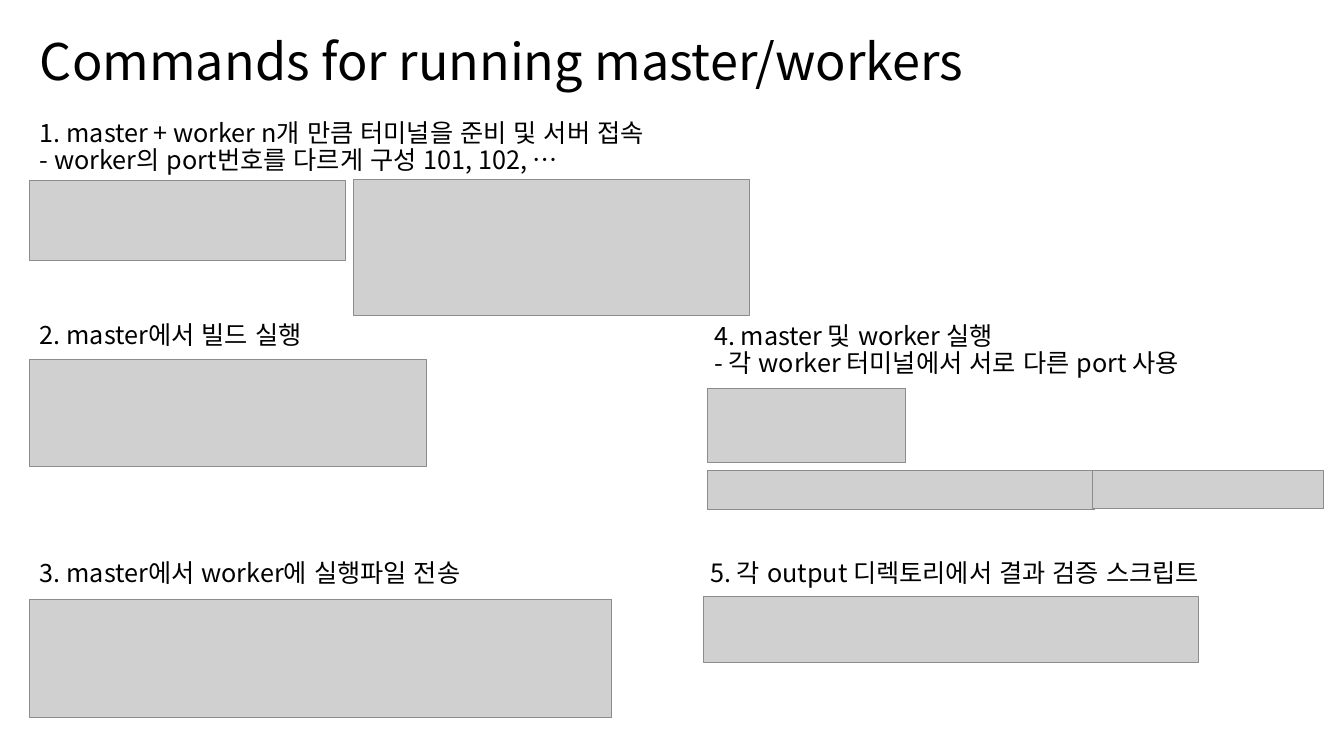
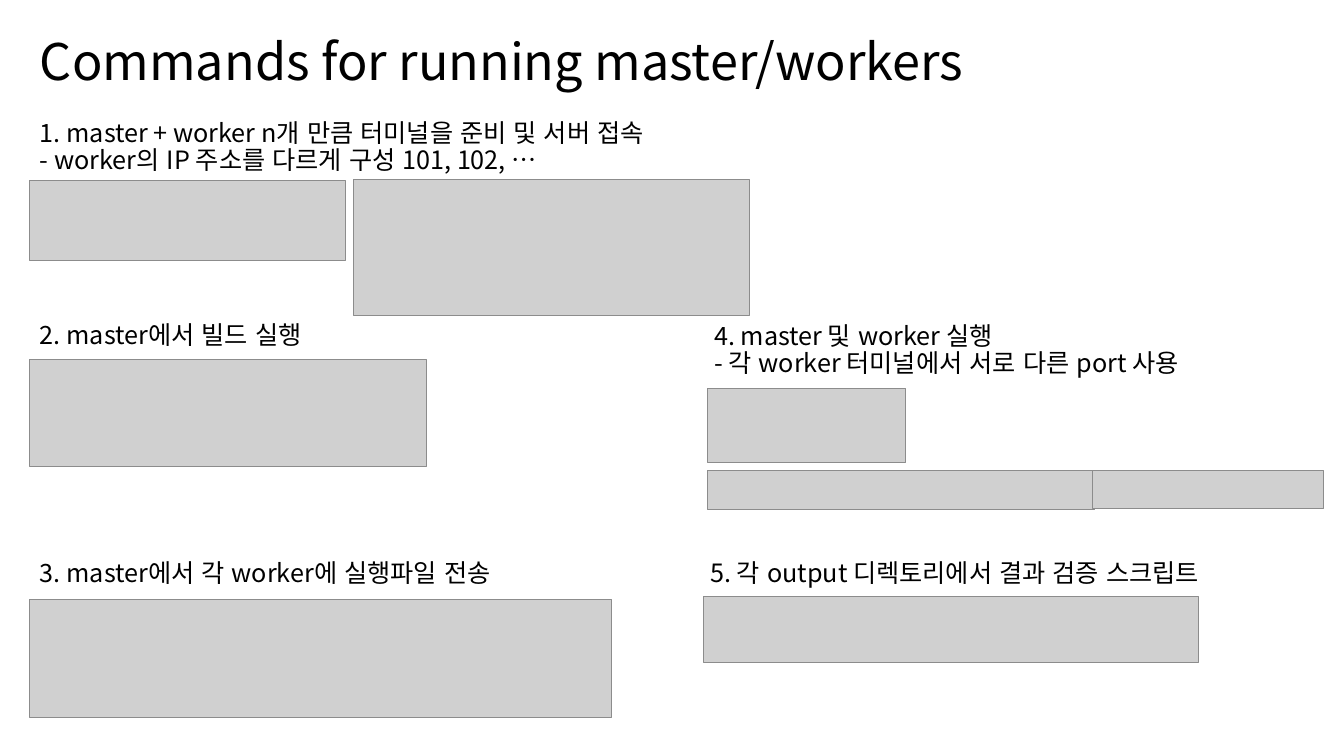
Before and after one commit to pbeomsoon/332project, a slide deck: slide 3 of sd_final_presentation.pptx. Drawn at 1344x756 pixels with LibreOffice and Linux fonts; fonts in the diff are those of the drawing; grey boxes stand for pictures. Boxes give left, top, right and bottom in pixels: in the first picture for what was removed or moved away, otherwise in the second. Text is boxed around its words. In the diff, an @@ line names an element or a change of style, - is before the commit and + after.

```diff
--- a/sd_final_presentation.pptx
+++ b/sd_final_presentation.pptx
@@ subtitle at (x1=40, y1=121, x2=643, y2=174): text changed @@
-1. master + worker n개 만큼 터미널을 준비 및 서버 접속
-- worker의 port번호를 다르게 구성 101, 102, …
+1. master + worker n개 만큼 터미널을 준비 및 서버 접속
+- worker의 IP 주소를 다르게 구성 101, 102, …
@@ text at (x1=40, y1=561, x2=490, y2=584): text changed @@
-3. master에서 worker에 실행파일 전송
+3. master에서 각 worker에 실행파일 전송
```
Also in this commit, not shown: 1 other slide changed.
